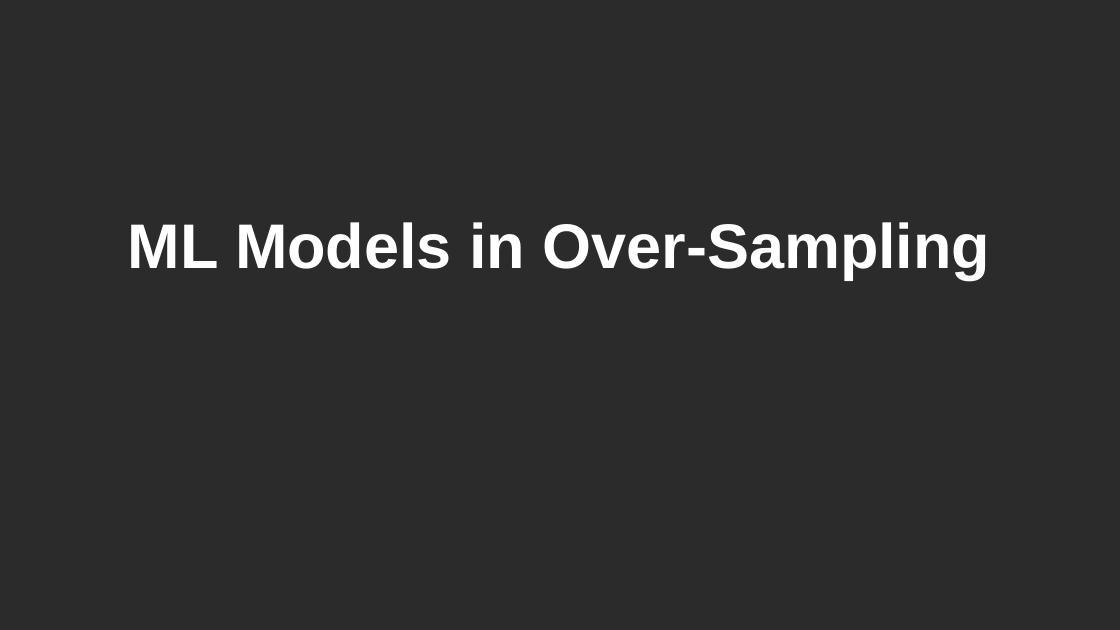
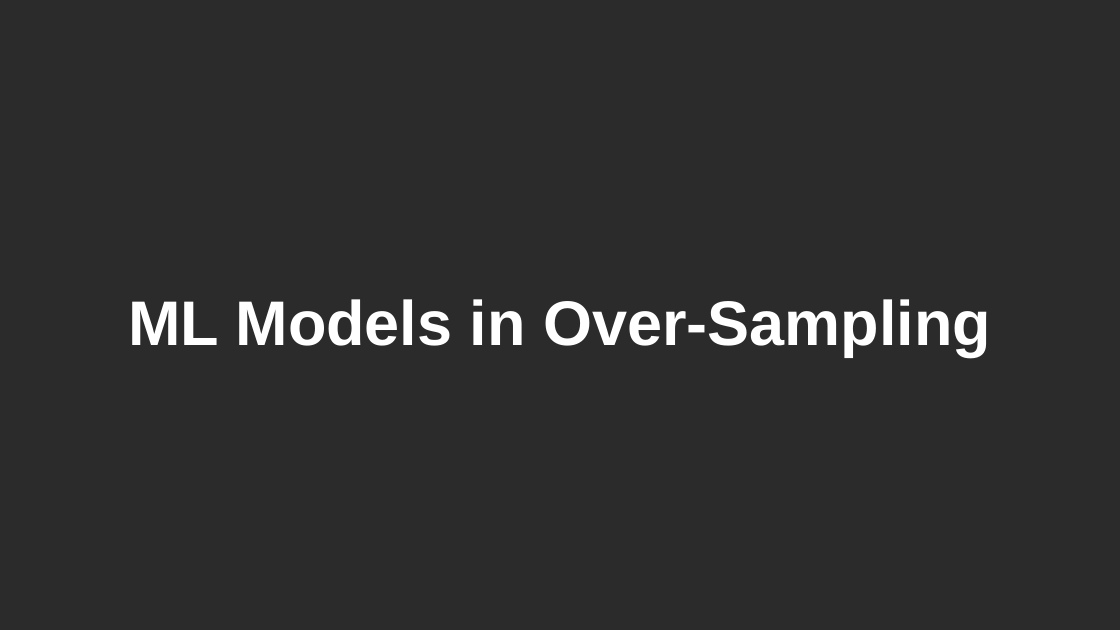
Before and after one commit to orangekim28/Team5_DataMining6103, a slide deck: slide 13 of Data_Mining_Team5.pptx (slide 12 before the commit). Drawn at 1120x630 pixels with LibreOffice and Linux fonts; fonts in the diff are those of the drawing; background and template pictures are left out; a plain dark background stands for a picture behind light text. Boxes give left, top, right and bottom in pixels: in the first picture for what was removed or moved away, otherwise in the second. Text is boxed around its words. In the diff, an @@ line names an element or a change of style, - is before the commit and + after.

```diff
--- a/Data_Mining_Team5.pptx
+++ b/Data_Mining_Team5.pptx
@@ title "ML Models in Over-Sampling": place and size @@
-title "ML Models in Over-Sampling" at [128,222,991,279]
+title "ML Models in Over-Sampling" at [128,299,991,356]
```
Also in this commit, not shown: 2 other slides changed, 4 slides added.
